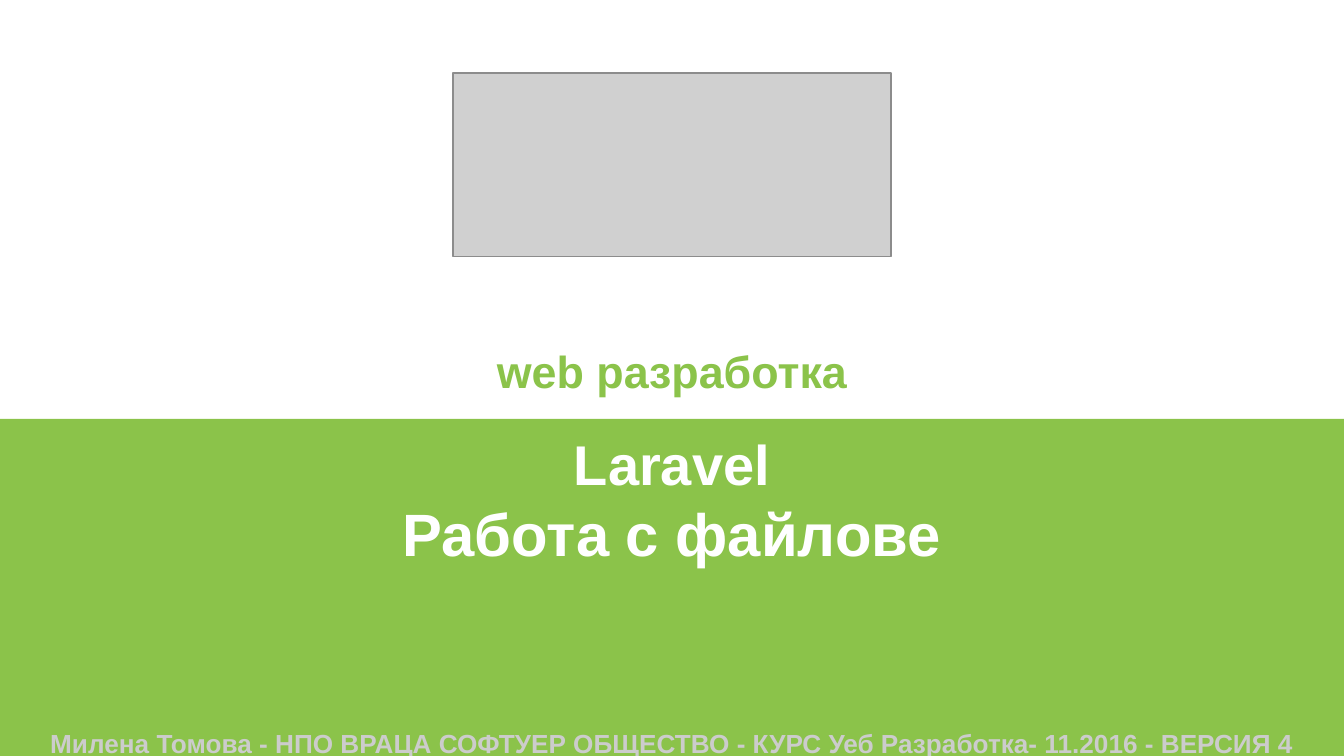
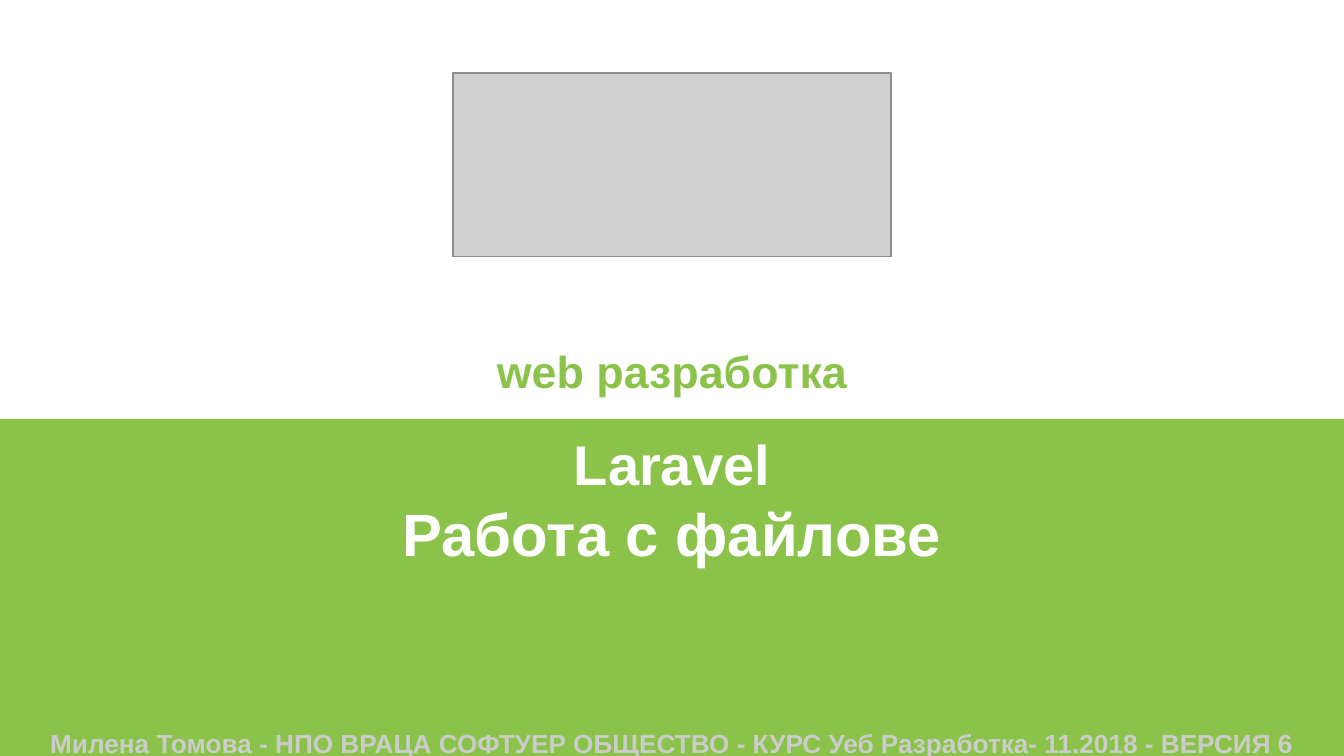
Before and after one commit to VratsaSoftware/php18, a slide deck: slide 1 of 04_PHP_OOP_and_MVC/14_L8_files/Slides/laravel_files.pptx. Drawn at 1344x756 pixels with LibreOffice and Linux fonts; fonts in the diff are those of the drawing; grey boxes stand for pictures. Boxes give left, top, right and bottom in pixels: in the first picture for what was removed or moved away, otherwise in the second. Text is boxed around its words. In the diff, an @@ line names an element or a change of style, - is before the commit and + after.

```diff
--- a/04_PHP_OOP_and_MVC/14_L8_files/Slides/laravel_files.pptx
+++ b/04_PHP_OOP_and_MVC/14_L8_files/Slides/laravel_files.pptx
@@ text at (x1=50, y1=734, x2=1293, y2=756): text changed @@
-Милена Томова - НПО ВРАЦА СОФТУЕР ОБЩЕСТВО - КУРС Уеб Разработка- 11.2016 - ВЕРСИЯ 4
+Милена Томова - НПО ВРАЦА СОФТУЕР ОБЩЕСТВО - КУРС Уеб Разработка- 11.2018 - ВЕРСИЯ 6
```
Also in this commit, not shown: 1 other file.
